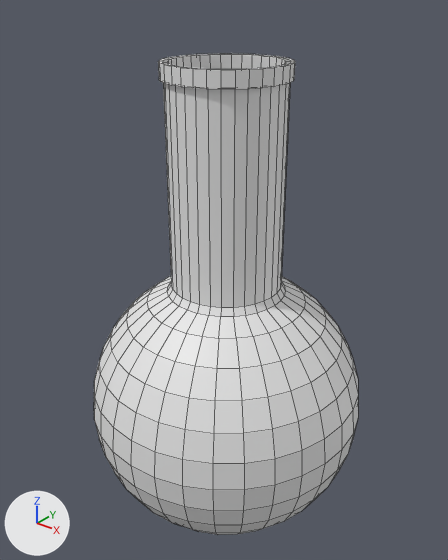
What one commit did to the FBX model PotionQuest/Assets/Models/BoilingFlask.fbx.
Both versions are drawn from a camera (50 mm lens) standing at (0.801, -1.01, 1.211) and looking at (-0.011, 0.005, 0.582). Lighting does not change. The marker at lower left points along +X, +Y and +Z. Mesh edges are drawn as thin lines. Where no turn or scale is listed for an object, it has been applied to the vertices. Vertices at the same position are counted once.
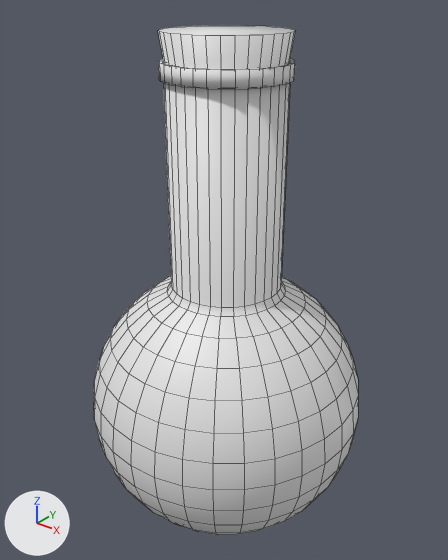
Where the newer file only moved an object's origin or applied its transform, the numbers keep the older frame.

Pixel boxes [x1, y1, x2, y2] of what changed, in the pictures (448 x 560 px):
'Cork', added: after [158, 26, 295, 69]

The change, as a diff of the scene's bpy script:
```diff
--- a/PotionQuest/Assets/Models/BoilingFlask.fbx.py
+++ b/PotionQuest/Assets/Models/BoilingFlask.fbx.py
@@ me_sphere_001 @@
 me_sphere_001.from_pydata(...)  # 1154 vertices, 1184 faces; spans x -0.329..0.329, y -0.329..0.329, z -0.811..0.255
 # used by ob_sphere; location = (0.0, 0.0, 0.811)
+# me_sphere_001 part 1: its shading normals changed
@@ me_sphere_005 @@
+me_sphere_005.from_pydata(...)  # a 32-sided cut cone along z (radius 0.104 at the low end, 0.132 at the high end) spanning x -0.132..0.132, y -0.132..0.132, z 0.491..0.686
@@ ob_cork @@
+ob_cork = bpy.data.objects.new('Cork', me_sphere_005)
+ob_cork.location = (0.0, 0.0, 0.436)
```
